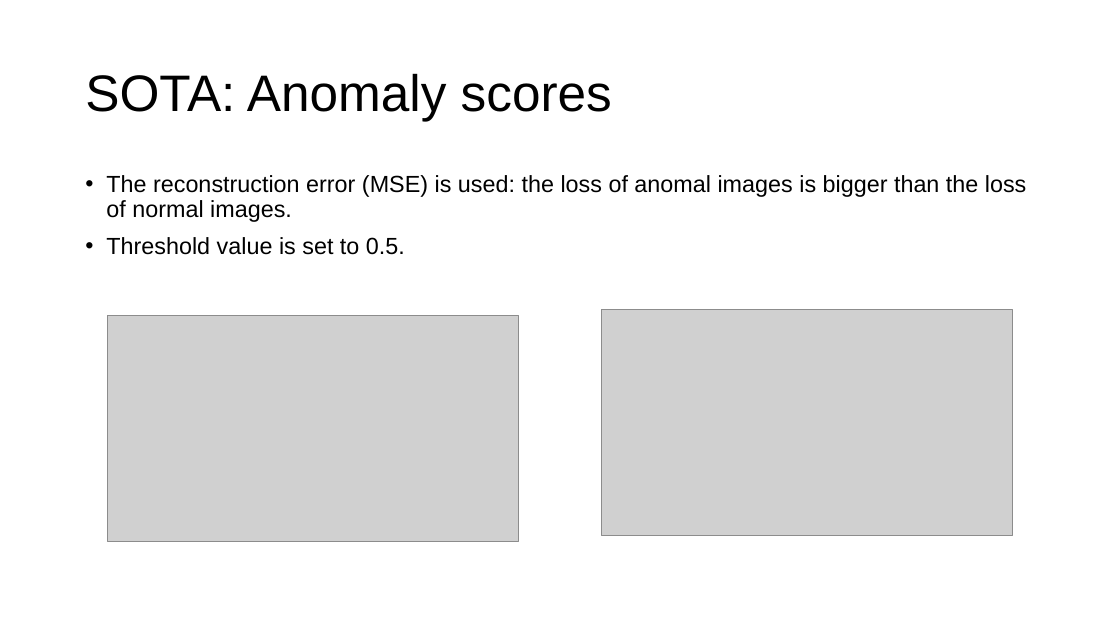
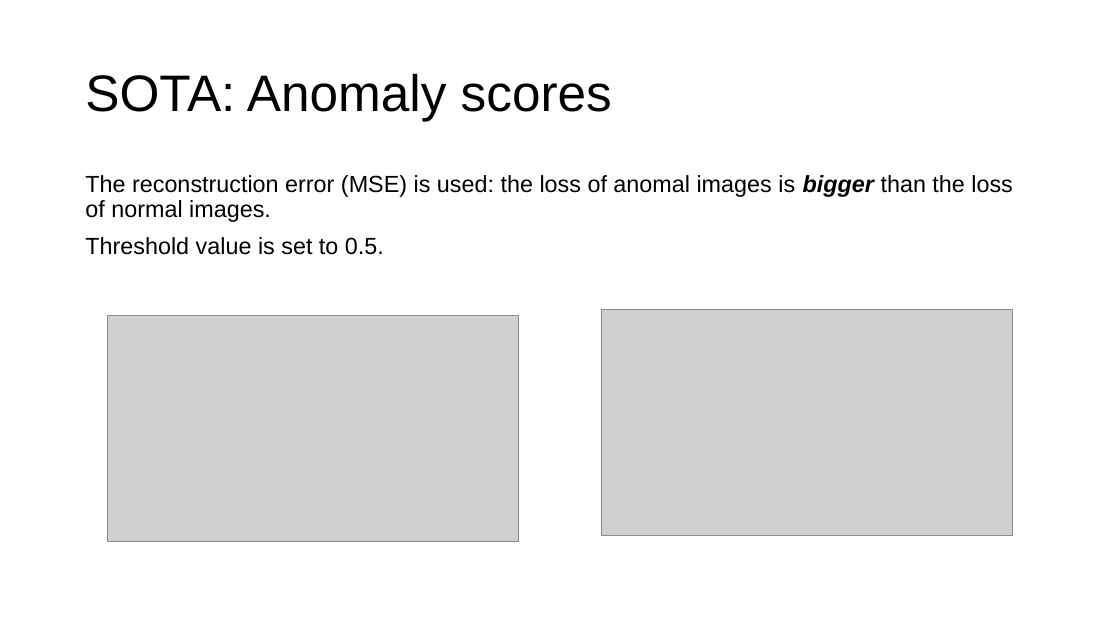
Before and after one commit to alessiapontiggia/DL-project, a slide deck: slide 17 of presentation.pptx. Drawn at 1120x630 pixels with LibreOffice and Linux fonts; fonts in the diff are those of the drawing; grey boxes stand for pictures. Boxes give left, top, right and bottom in pixels: in the first picture for what was removed or moved away, otherwise in the second. Text is boxed around its words. In the diff, an @@ line names an element or a change of style, - is before the commit and + after.

```diff
--- a/presentation.pptx
+++ b/presentation.pptx
@@ text "The reconstruction error (MSE) is ..." at [85,175,1013,255]: bold on, italic on in "bigger"; bullet • to none @@
```
Also in this commit, not shown: 12 other slides changed.
